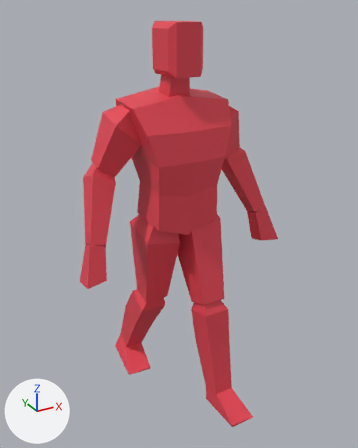
The glTF model models/playermodel.glb: old version first, new version second.
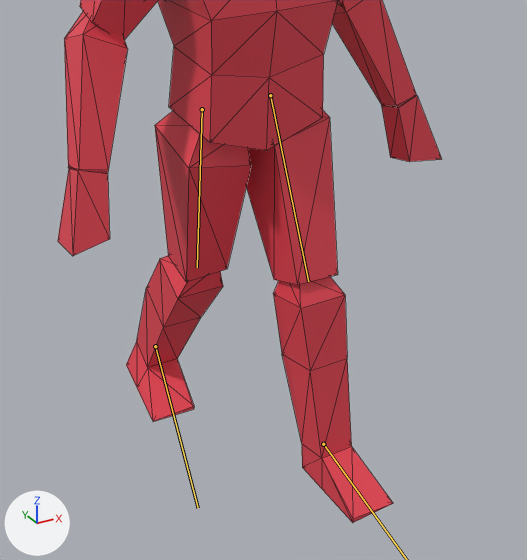
There are two pictures of each version: one whole from a 50 mm lens placed at (-1.031, -1.91, 1.915), pointed at (0.013, -0.011, 0.965), one close up on the part from 14% to 90% of the width and 35% to 100% of the height. The axes (+X, +Y, +Z) are drawn at lower left. The lights are the same throughout. Both versions are drawn at frame 0 of the action 'walkbackwards_loop'; the numbers are the values there. The bones that change are drawn over the model as lines in the close-ups. The close-ups show mesh edges as thin lines.
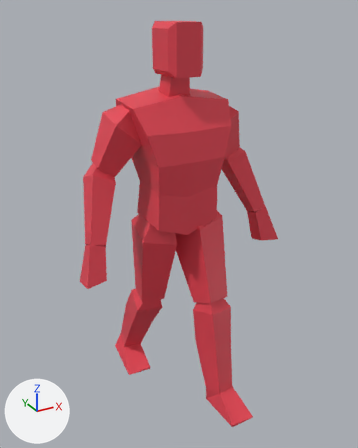
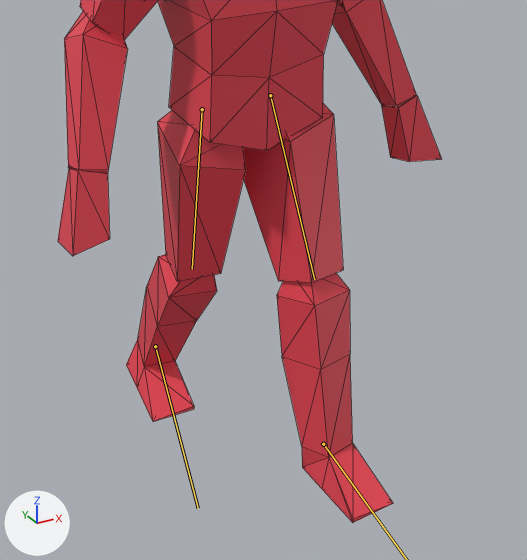
What differs and where, as boxes (x1, y1, x2, y2) in the close-ups (527 x 560 px):
'Cube', posed: (58, 0, 442, 523) in both
bone 'Upperleg.l', root to tip: before (270, 95) to (308, 281); after (270, 95) to (314, 279)
bone 'Upperleg.r', root to tip: before (202, 109) to (197, 267); after (202, 109) to (192, 269)

The change, as a list of edits to the scene's bpy script:
```text
Change bone_upperleg_l:
    where bone_upperleg_l = bpy.data.objects['Armature'].pose.bones['Upperleg.l']  # child of 'LowerBody'
    bone_upperleg_l.rotation_quaternion: (0.98, 0.194, -0.018, -0.025) -> (-0.971, -0.192, 0.142, 0.032)  # degrees (22, -1, -3) -> degrees (23, -15, -7)
Change bone_foot_l:
    where bone_foot_l = bpy.data.objects['Armature'].pose.bones['Foot.l']  # child of 'Lowerleg.l'
    bone_foot_l.rotation_quaternion: (0.995, -0.096, 0.032, -0.014) -> (0.986, -0.075, 0.093, -0.119)  # degrees (-11, 3, -2) -> degrees (-10, 9, -15)
Change bone_upperleg_r:
    where bone_upperleg_r = bpy.data.objects['Armature'].pose.bones['Upperleg.r']  # child of 'LowerBody'
    bone_upperleg_r.rotation_quaternion: (-0.997, 0.071, -0.013, -0.029) -> (0.994, -0.07, 0.082, 0.009)  # degrees (-8, 2, 3) -> degrees (-8, 9, 0)
Change bone_foot_r:
    where bone_foot_r = bpy.data.objects['Armature'].pose.bones['Foot.r']  # child of 'Lowerleg.r'
    bone_foot_r.rotation_quaternion: (0.99, 0.134, 0.011, -0.035) -> (0.989, 0.145, -0.014, 0.031)  # degrees (15, 2, -4) -> degrees (17, -2, 3)
```
